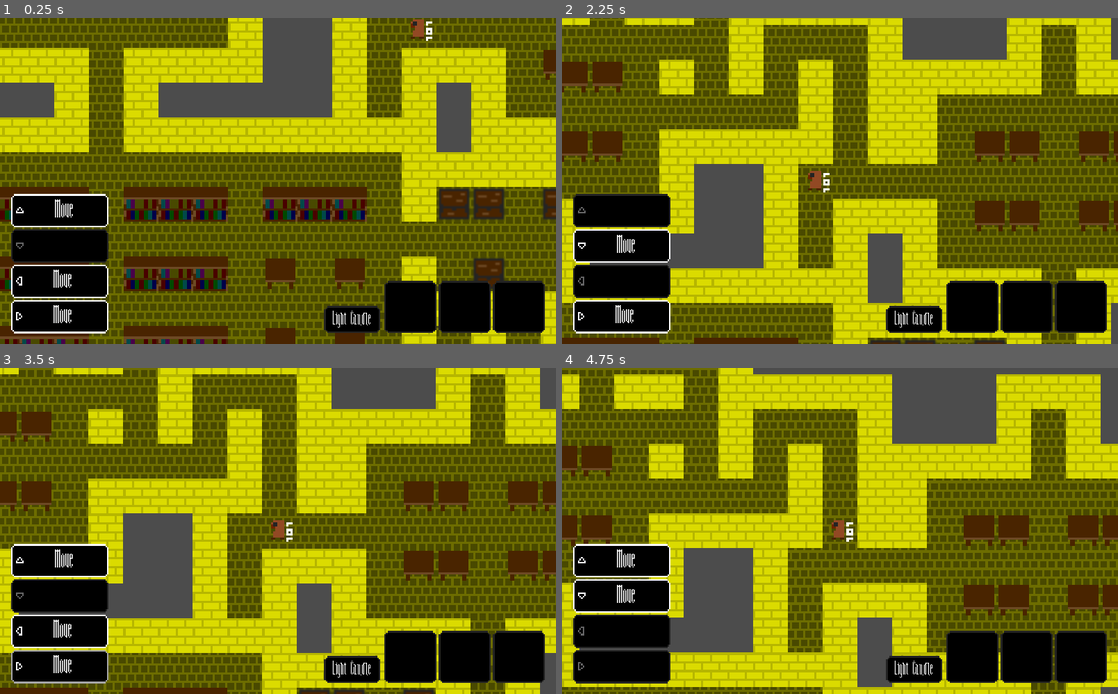
Above: before the commit, frames 1-4 (two rows, left to right).
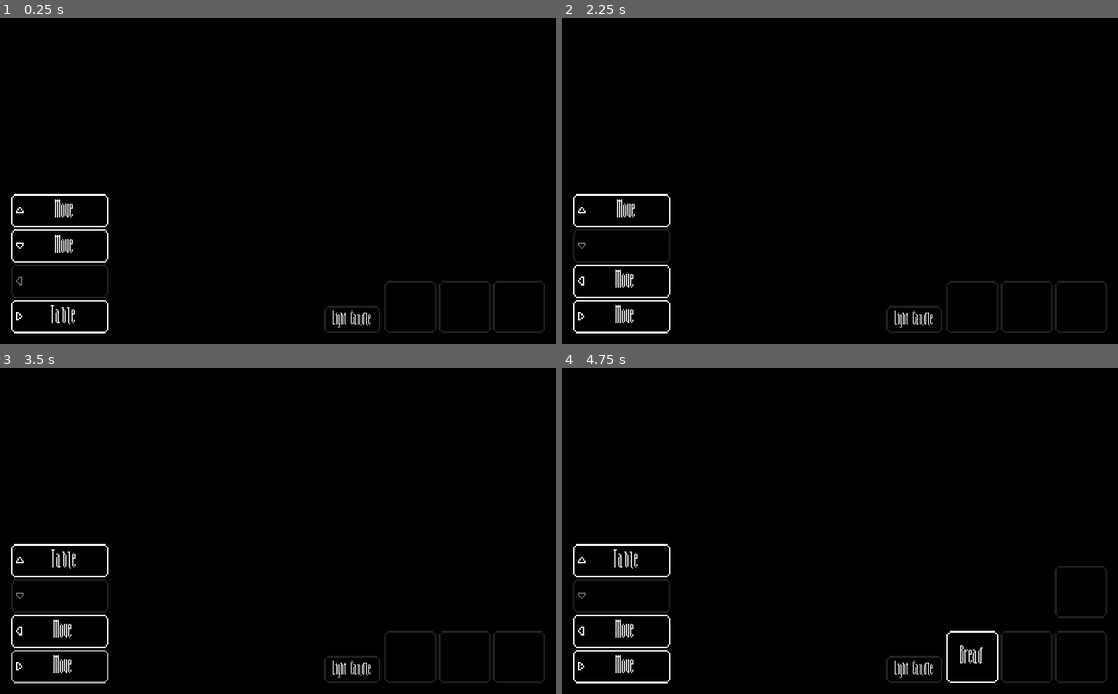
Above: after the commit, the same moments.

Repository: Demindiro/you-are-alone
Game: Godot game, scene res://default_scenario.tscn
Same seed, same stepped clock (60 frames per second), same inputs: the game is played once before the commit and once after it. The project has no main scene, so this scene is started directly.
Inputs (mouse positions are in pixels of both pictures, inside the frame that each line leads up to):
- Up to frame 1 (0.25 s): no input
- Up to frame 2 (2.25 s): click "Move" at 0.5 s; click "Move" at 1.25 s; click "Move" at 2 s
- Up to frame 3 (3.5 s): click "Move" at 2.75 s
- Up to frame 4 (4.75 s): click "Move" (after the commit: "Table") at 3.5 s; click (1079, 592) at 4.25 s, where only the run after the commit has a clickable "Bread"

The runs differ from the first frame. In frame 1, 88% of the frame differs, in the area x 0-100%, y 0-100%; in frame 2, 89%; in frame 3, 88%; in frame 4, 89%.

Commit message:
Kill player when he walks into the enemy

Diff:
--- a/default_scenario.tscn
+++ b/default_scenario.tscn
@@ -17,11 +17,10 @@
 [node name="Map generator" type="Node" parent="World"]
 script = ExtResource( 1 )
 
+[node name="Enemy" parent="World" instance=ExtResource( 4 )]
+player_path = NodePath("../Player")
+
 [node name="Player" parent="World" instance=ExtResource( 2 )]
-
-[node name="Enemy" parent="World" instance=ExtResource( 4 )]
-z_index = 1000
-player_path = NodePath("../Player")
 
 [node name="UI" parent="." instance=ExtResource( 5 )]
 chest_inventory_path = NodePath("../../Default scenario/UI/Chest inventory")
@@ -32,3 +31,4 @@
 move_down_button_path = NodePath("../../Default scenario/UI/Actions/Down")
 light_candle_button_path = NodePath("../../Default scenario/UI/Light candle")
 [connection signal="done" from="World/Map generator" to="." method="set_map"]
+[connection signal="killed" from="World/Player" to="UI" method="game_over"]
--- a/enemy/enemy.gd
+++ b/enemy/enemy.gd
@@ -4,8 +4,12 @@
 
 export var map_path := NodePath()
 export var player_path := NodePath()
+export var heartbeat_sound_path := NodePath()
+export var kill_sound_path := NodePath()
 onready var map: GWJ30_Map = get_node_or_null(map_path)
 onready var player: GWJ30_Player = get_node(player_path)
+onready var heartbeat_sound: AudioStreamPlayer2D = get_node(heartbeat_sound_path)
+onready var kill_sound: AudioStreamPlayer2D = get_node(kill_sound_path)
 
 var state: GWJ30_EnemyState = GWJ30_EnemyState_Teleport.new()
 var move_counter := 0
@@ -21,7 +25,7 @@
 	# Move once already (teleport in this case)
 	state = state.advance(map, player, self)
 	# Start playing audio now to prevent the player from hearing one beat
-	get_node("Audio").play()
+	heartbeat_sound.play()
 
 
 func move() -> void:
@@ -29,6 +33,11 @@
 	# Use 1.51 instead of 1.5 to compensate for FP precision
 	if player.illuminated and player.position.distance_squared_to(position) < 1.51 * 1.51:
 		state = GWJ30_EnemyState_Teleport.new().advance(map, player, self)
+	elif player.position == position:
+		# using == is fine, it is exact
+		player.kill()
+		kill_sound.play()
+		heartbeat_sound.stop()
 	else:
 		# Only advance once every 2 "ticks" so the player can always outrun
 		# the enemy
--- a/enemy/enemy.tscn
+++ b/enemy/enemy.tscn
@@ -1,8 +1,9 @@
-[gd_scene load_steps=4 format=2]
+[gd_scene load_steps=5 format=2]
 
 [ext_resource path="res://enemy/enemy.png" type="Texture" id=1]
 [ext_resource path="res://enemy/enemy.gd" type="Script" id=2]
 [ext_resource path="res://enemy/485076__inspectorj__heartbeat-regular-single-01-01-loop.wav" type="AudioStream" id=3]
+[ext_resource path="res://enemy/21915__halleck__neck-crack-pure.ogg" type="AudioStream" id=4]
 
 [node name="Enemy" type="Sprite"]
 position = Vector2( 9, -1 )
@@ -10,7 +11,13 @@
 texture = ExtResource( 1 )
 offset = Vector2( 8, 8 )
 script = ExtResource( 2 )
+heartbeat_sound_path = NodePath("Beat")
+kill_sound_path = NodePath("Kill")
 
-[node name="Audio" type="AudioStreamPlayer2D" parent="."]
+[node name="Beat" type="AudioStreamPlayer2D" parent="."]
 stream = ExtResource( 3 )
 max_distance = 512.0
+
+[node name="Kill" type="AudioStreamPlayer2D" parent="."]
+stream = ExtResource( 4 )
+attenuation = 2.14355
--- a/enemy/state/idle.gd
+++ b/enemy/state/idle.gd
@@ -8,4 +8,6 @@
 		return GWJ30_EnemyState_Follow.new()
 	elif c < 0.08:
 		return GWJ30_EnemyState_Wander.new()
+	elif c < 0.10:
+		return GWJ30_EnemyState_Teleport.new()
 	return self
--- a/map/generate.gd
+++ b/map/generate.gd
@@ -25,7 +25,8 @@
 	preload("library/library.tres"): 0.25,
 	#preload("fountain/fountain.tres"): 0.5
 }
-const TILES_PER_MAP := 256
+#const TILES_PER_MAP := 256
+const TILES_PER_MAP := 32
 
 var _tiles := []
 var _tile_table := []
--- a/player/player.gd
+++ b/player/player.gd
@@ -7,6 +7,7 @@
 signal took_item(item)
 # I'm well aware the past tense of "put" is "put", but I can't have that
 signal putted_item(item)
+signal killed
 
 
 const REILLUMINATE_THRESHOLD := 30
@@ -82,6 +83,10 @@
 		emit_signal("took_item", "Candle")
 
 
+func kill() -> void:
+	emit_signal("killed")
+
+
 func _move(direction: Vector2) -> void:
 	open_inventory_items = []
 	_old_position = global_position
--- a/player/player.tscn
+++ b/player/player.tscn
@@ -46,31 +46,26 @@
 centered = false
 
 [node name="Center shadow" type="MeshInstance2D" parent="Visual"]
-visible = false
 material = SubResource( 2 )
 position = Vector2( 8, 8 )
 mesh = SubResource( 3 )
 
 [node name="Cover left" type="MeshInstance2D" parent="Visual"]
-visible = false
 material = SubResource( 5 )
 position = Vector2( -1040, -992 )
 mesh = SubResource( 6 )
 
 [node name="Cover up" type="MeshInstance2D" parent="Visual"]
-visible = false
 material = SubResource( 5 )
 position = Vector2( 1000, -1040 )
 mesh = SubResource( 6 )
 
 [node name="Cover right" type="MeshInstance2D" parent="Visual"]
-visible = false
 material = SubResource( 5 )
 position = Vector2( 1056, 992 )
 mesh = SubResource( 6 )
 
 [node name="Cover down" type="MeshInstance2D" parent="Visual"]
-visible = false
 material = SubResource( 5 )
 position = Vector2( -992, 1056 )
 mesh = SubResource( 6 )
--- /dev/null
+++ b/ui/game_over.gd
@@ -0,0 +1,10 @@
+extends ColorRect
+
+
+func restart() -> void:
+	print("ME RESTART")
+	get_tree().reload_current_scene()
+
+
+func exit() -> void:
+	pass # TODO goto main menu
--- /dev/null
+++ b/ui/game_over.tscn
@@ -0,0 +1,74 @@
+[gd_scene load_steps=6 format=2]
+
+[ext_resource path="res://ui/theme.tres" type="Theme" id=1]
+[ext_resource path="res://ui/font/AfternoonRegular-Wy0DG.ttf" type="DynamicFontData" id=2]
+[ext_resource path="res://ui/game_over.gd" type="Script" id=3]
+
+[sub_resource type="DynamicFont" id=2]
+size = 128
+font_data = ExtResource( 2 )
+
+[sub_resource type="Animation" id=3]
+length = 3.5
+tracks/0/type = "value"
+tracks/0/path = NodePath(".:modulate:a")
+tracks/0/interp = 1
+tracks/0/loop_wrap = true
+tracks/0/imported = false
+tracks/0/enabled = true
+tracks/0/keys = {
+"times": PoolRealArray( 0, 1.5, 3.5 ),
+"transitions": PoolRealArray( 1, 1, 1 ),
+"update": 0,
+"values": [ 0.0, 0.0, 1.0 ]
+}
+
+[node name="Game over" type="ColorRect"]
+modulate = Color( 1, 1, 1, 0.0335938 )
+anchor_right = 1.0
+anchor_bottom = 1.0
+theme = ExtResource( 1 )
+color = Color( 0, 0, 0, 1 )
+script = ExtResource( 3 )
+__meta__ = {
+"_edit_use_anchors_": false
+}
+
+[node name="Box" type="CenterContainer" parent="."]
+margin_left = 449.0
+margin_top = 194.0
+margin_right = 575.0
+margin_bottom = 406.0
+
+[node name="Box" type="VBoxContainer" parent="Box"]
+margin_right = 126.0
+margin_bottom = 212.0
+
+[node name="Label" type="Label" parent="Box/Box"]
+margin_right = 126.0
+margin_bottom = 84.0
+custom_fonts/font = SubResource( 2 )
+text = "You died"
+align = 1
+
+[node name="Try again" type="Button" parent="Box/Box"]
+margin_top = 88.0
+margin_right = 126.0
+margin_bottom = 148.0
+focus_mode = 0
+shortcut_in_tooltip = false
+text = "Try   again"
+
+[node name="Exit" type="Button" parent="Box/Box"]
+margin_top = 152.0
+margin_right = 126.0
+margin_bottom = 212.0
+focus_mode = 0
+shortcut_in_tooltip = false
+text = "Exit"
+
+[node name="AnimationPlayer" type="AnimationPlayer" parent="."]
+anims/fade_in = SubResource( 3 )
+[connection signal="visibility_changed" from="." to="AnimationPlayer" method="play" binds= [ "fade_in" ]]
+[connection signal="pressed" from="Box/Box/Try again" to="." method="restart"]
+[connection signal="pressed" from="Box/Box/Exit" to="." method="exit"]
--- a/ui/theme.tres
+++ b/ui/theme.tres
@@ -209,13 +209,13 @@
 ItemList/styles/cursor_unfocused = null
 ItemList/styles/selected = null
 ItemList/styles/selected_focus = null
-Label/colors/font_color = Color( 0, 0, 0, 1 )
-Label/colors/font_color_shadow = Color( 0, 0, 0, 1 )
-Label/colors/font_outline_modulate = Color( 0, 0, 0, 1 )
+Label/colors/font_color = Color( 1, 1, 1, 1 )
+Label/colors/font_color_shadow = Color( 1, 1, 1, 1 )
+Label/colors/font_outline_modulate = Color( 1, 1, 1, 1 )
 Label/constants/line_spacing = 3
 Label/constants/shadow_as_outline = 0
-Label/constants/shadow_offset_x = 1
-Label/constants/shadow_offset_y = 1
+Label/constants/shadow_offset_x = 0
+Label/constants/shadow_offset_y = 0
 Label/fonts/font = null
 Label/styles/normal = null
 LineEdit/colors/clear_button_color = Color( 0, 0, 0, 1 )
--- a/ui/ui.gd
+++ b/ui/ui.gd
@@ -19,6 +19,9 @@
 
 export var light_candle_button_path := NodePath()
 onready var light_candle_button: BaseButton = get_node(light_candle_button_path)
+
+export var game_over_path := NodePath()
+onready var game_over: Control = get_node(game_over_path)
 
 
 func _ready() -> void:
@@ -68,6 +71,10 @@
 
 func put_item(item):
 	player.put_item(item)
+
+
+func game_over() -> void:
+	game_over.visible = true
 
 
 func _refresh_inventory() -> void:
--- a/ui/ui.tscn
+++ b/ui/ui.tscn
@@ -7,6 +7,7 @@
 [ext_resource path="res://ui/font/AfternoonRegular-Wy0DG.ttf" type="DynamicFontData" id=5]
 [ext_resource path="res://ui/arrow_right-x3.png" type="Texture" id=6]
 [ext_resource path="res://ui/arrow_left-x3.png" type="Texture" id=7]
+[ext_resource path="res://ui/game_over.tscn" type="PackedScene" id=8]
 
 [sub_resource type="DynamicFont" id=1]
 size = 48
@@ -22,6 +23,7 @@
 move_up_button_path = NodePath("Actions/Up")
 move_down_button_path = NodePath("Actions/Down")
 light_candle_button_path = NodePath("Light candle")
+game_over_path = NodePath("Game over")
 
 [node name="Self inventory" type="HBoxContainer" parent="."]
 anchor_left = 1.0
@@ -135,3 +137,7 @@
 __meta__ = {
 "_edit_use_anchors_": false
 }
+
+[node name="Game over" parent="." instance=ExtResource( 8 )]
+visible = false
+modulate = Color( 1, 1, 1, 0.190799 )
Not shown, added: enemy/21915__halleck__neck-crack-pure.ogg.import
Not shown: 1 places in ui/ui.tscn that only renumber resources
Not shown, added: enemy/21915__halleck__neck-crack-pure.ogg
